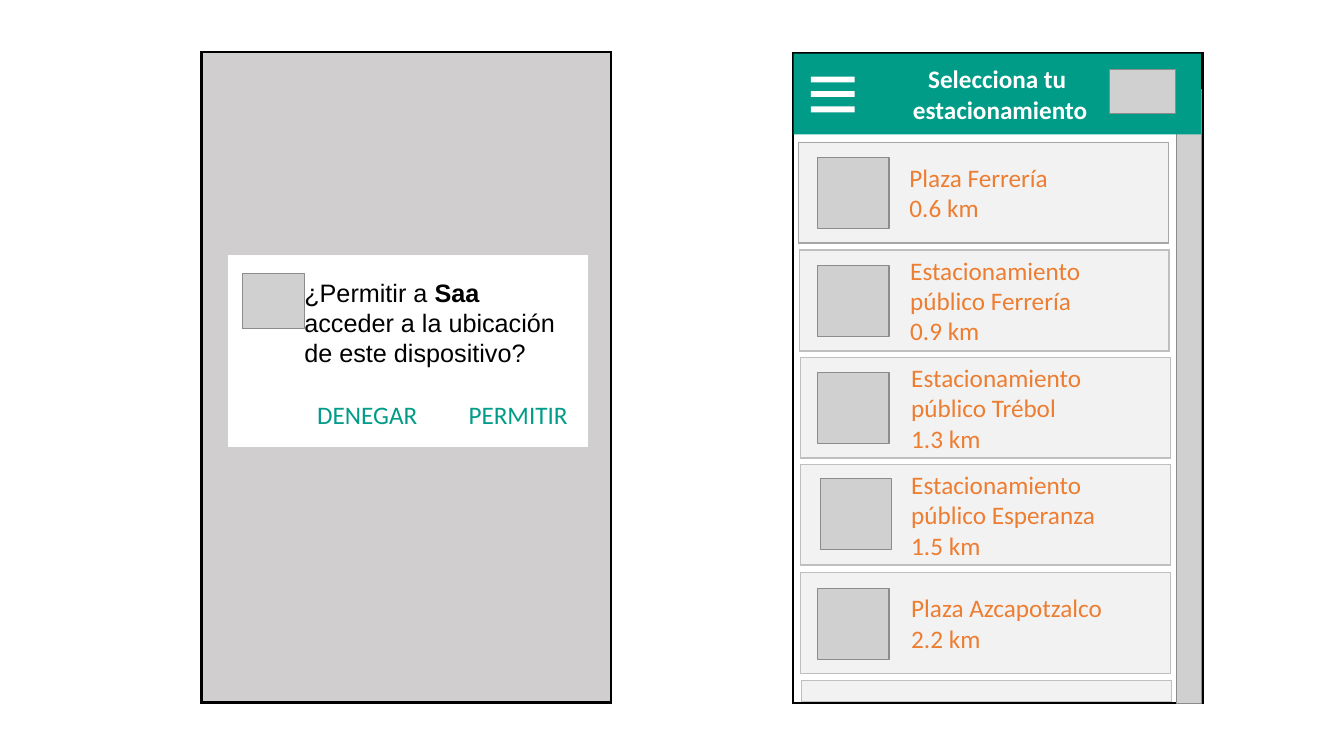
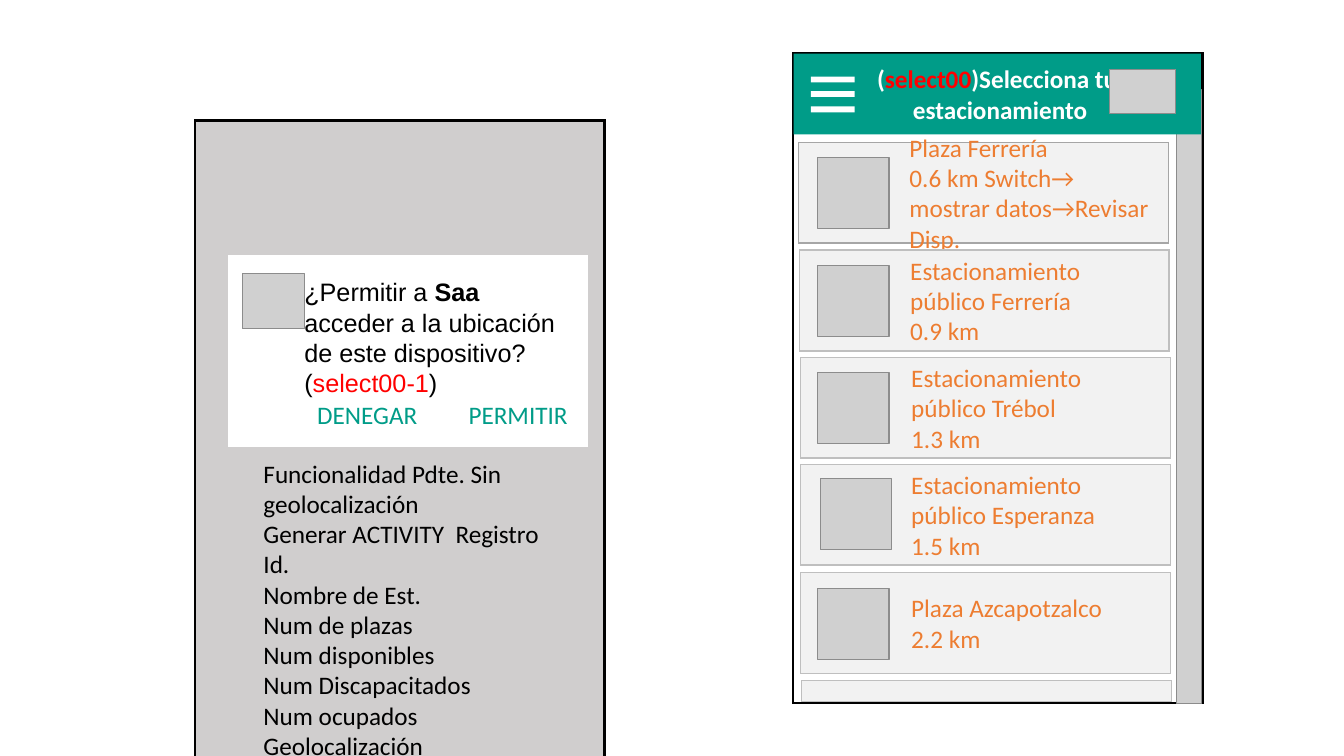
Before and after one commit to ajbeem/iotserver, a slide deck: slide 5 of documentation/MapaNavegacion.pptm. Drawn at 1344x756 pixels with LibreOffice and Linux fonts; fonts in the diff are those of the drawing; grey boxes stand for pictures. Boxes give left, top, right and bottom in pixels: in the first picture for what was removed or moved away, otherwise in the second. Text is boxed around its words. In the diff, an @@ line names an element or a change of style, - is before the commit and + after.

```diff
--- a/documentation/MapaNavegacion.pptm
+++ b/documentation/MapaNavegacion.pptm
@@ text in rectangle at [877, 68, 1117, 95]: text changed @@
-Selecciona tu
+(select00)Selecciona tu
@@ rectangle: place and size @@
-rectangle at [202, 52, 611, 703]
+rectangle at [196, 121, 605, 756]
@@ text in rectangle at [909, 169, 1149, 251]: text changed @@
-    0.6 km
+    0.6 km Switch→ mostrar datos→Revisar Disp.
@@ text at [304, 373, 437, 398]: paragraph added @@
+(select00-1)
@@ text added at [263, 465, 539, 755], 18 pt, text #000000 @@
+Funcionalidad Pdte. Sin geolocalización
+Generar ACTIVITY Registro
+Id.
+Nombre de Est.
+Num de plazas
+Num disponibles
+Num Discapacitados
+Num ocupados
+Geolocalización
```
Also in this commit, not shown: 2 other slides changed.
